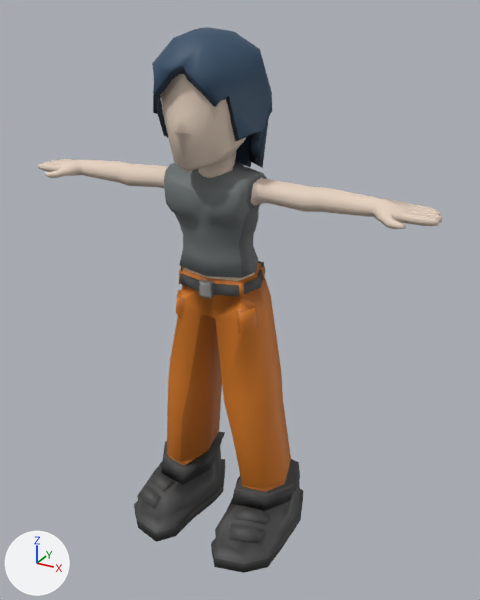
The glTF model video_projector/view/running/models/runner_blue/scene.gltf as it was, and as the next commit left it.
Camera for both pictures: a 50 mm camera at (5.02, -7.37, 7.78) aimed at (1.53, -1.02, 4.6). Every picture has the same lights, and +X, +Y and +Z are marked at lower left. Where no turn or scale is listed for an object, it has been applied to the vertices.

Names of what the first picture shows: 'MARA_0', 'MARA_1', 'MARA_10', 'MARA_14', 'MARA_15', 'MARA_2', 'MARA_3', 'MARA_4', 'MARA_5', 'MARA_6', 'MARA_7', 'MARA_9'.
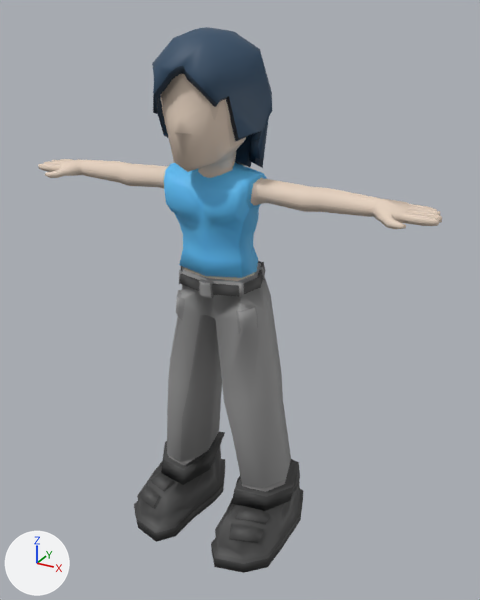
What differs and where, as boxes (x1, y1, x2, y2) in the pictures (480 x 600 px):
'MARA_1', recoloured
    both: (167, 267, 291, 488)
'MARA_2', recoloured (grey to blue)
    both: (164, 163, 267, 278)
'MARA_3', recoloured
    both: (167, 263, 286, 492)
'MARA_6', recoloured (grey to blue)
    both: (239, 175, 267, 278)

What the commit changed:
Material 'PANTALON' (mat_pantalon) changes colour from orange #d5781e to grey #959595; in linear values from (0.662, 0.189, 0.0128) to (0.3, 0.3, 0.3).
Material 'CAMISETA' (mat_camiseta) changes colour from grey #6d7373 to blue #60c6ff; in linear values from (0.154, 0.173, 0.173) to (0.118, 0.565, 1.0).
Material 'SOMBRA_P' (mat_sombra_p) changes colour from orange #bd6b1a to grey #898989; in linear values from (0.507, 0.147, 0.0106) to (0.25, 0.25, 0.25).
Material 'SOMBRA_C' (mat_sombra_c) changes colour from dark grey #5c6161 to blue #56b3e7; in linear values from (0.106, 0.119, 0.119) to (0.0941, 0.451, 0.8).
